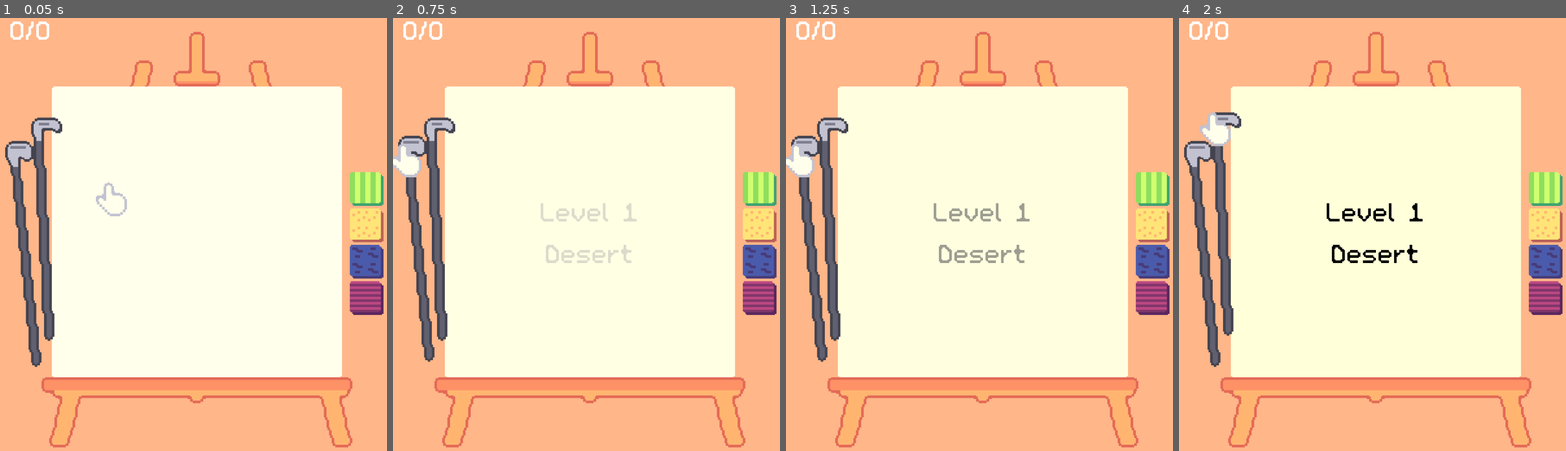
Above: before the commit, frames 1-4 (left to right).
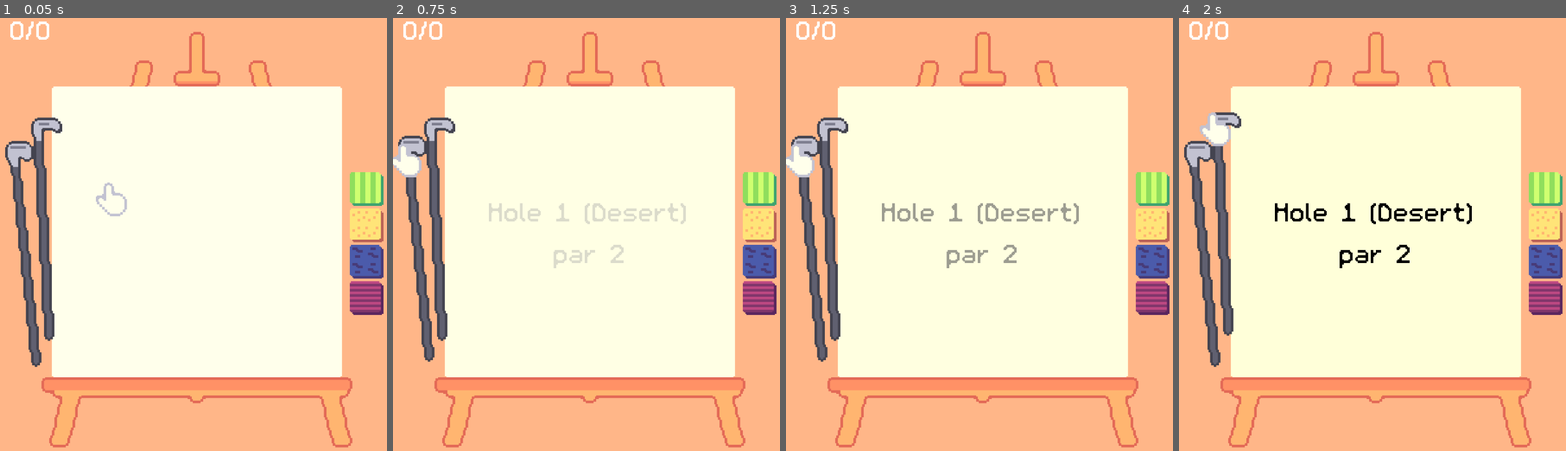
Above: after the commit, the same moments.

Repository: Pojemnik/golfech
Game: Godot game, scene res://scenes/main.tscn
The game is run twice, just before and just after one commit, with the same random seed, the same clock (stepped at 60 frames per second) and the same inputs.
Inputs (mouse positions are in pixels of both pictures, inside the frame that each line leads up to):
- Up to frame 1 (0.05 s): no input
- Up to frame 2 (0.75 s): click (420, 251) at 0.5 s
- Up to frame 3 (1.25 s): no input
- Up to frame 4 (2 s): click (1225, 221) at 1.25 s

Frame 1 is identical in both runs. In frame 2, 1.1% of the frame differs, in the area x 24-76%, y 42-58%; in frame 3, 1.4%; in frame 4, 1.5%.

Commit message:
Update level texts

Diff:
--- a/scenes/level_complete.tscn
+++ b/scenes/level_complete.tscn
@@ -31,3 +31,4 @@
 label_settings = SubResource("LabelSettings_3oeyx")
 horizontal_alignment = 1
 vertical_alignment = 1
+autowrap_mode = 2
--- a/scripts/level_loader.gd
+++ b/scripts/level_loader.gd
@@ -21,9 +21,9 @@
 
 func load_level(level_idx: int):
 	if $LevelComplete.bg_visible:
-		$LevelComplete.change_text("Level %d\n%s" % [level_idx + 1, levels[level_idx].name])
+		$LevelComplete.change_text("Hole %d (%s)\npar %d" % [level_idx + 1, levels[level_idx].name, levels[level_idx].hit_count])
 	else:
-		$LevelComplete.show_with_text("Level %d\n%s" % [level_idx + 1, levels[level_idx].name])
+		$LevelComplete.show_with_text("Hole %d (%s)\npar %d" % [level_idx + 1, levels[level_idx].name, levels[level_idx].hit_count])
 	await $LevelComplete.tween_end;
 	$LevelComplete.fade_out(true, true);
 	$"../../UiViewport/SubViewport/Control/LevelTitle".text = levels[level_idx].name;
@@ -55,7 +55,7 @@
 func get_level_end_message(level_complete: bool):
 	if level_complete:
 		if GameManager.current_hit_count < 1:
-			return "Level complete\nHole in one!"
+			return "Hole complete\nHole in one!"
 		else:
-			return "Level complete";
-	return "Try again";
+			return "Hole complete";
+	return "Reach par to complete hole";
